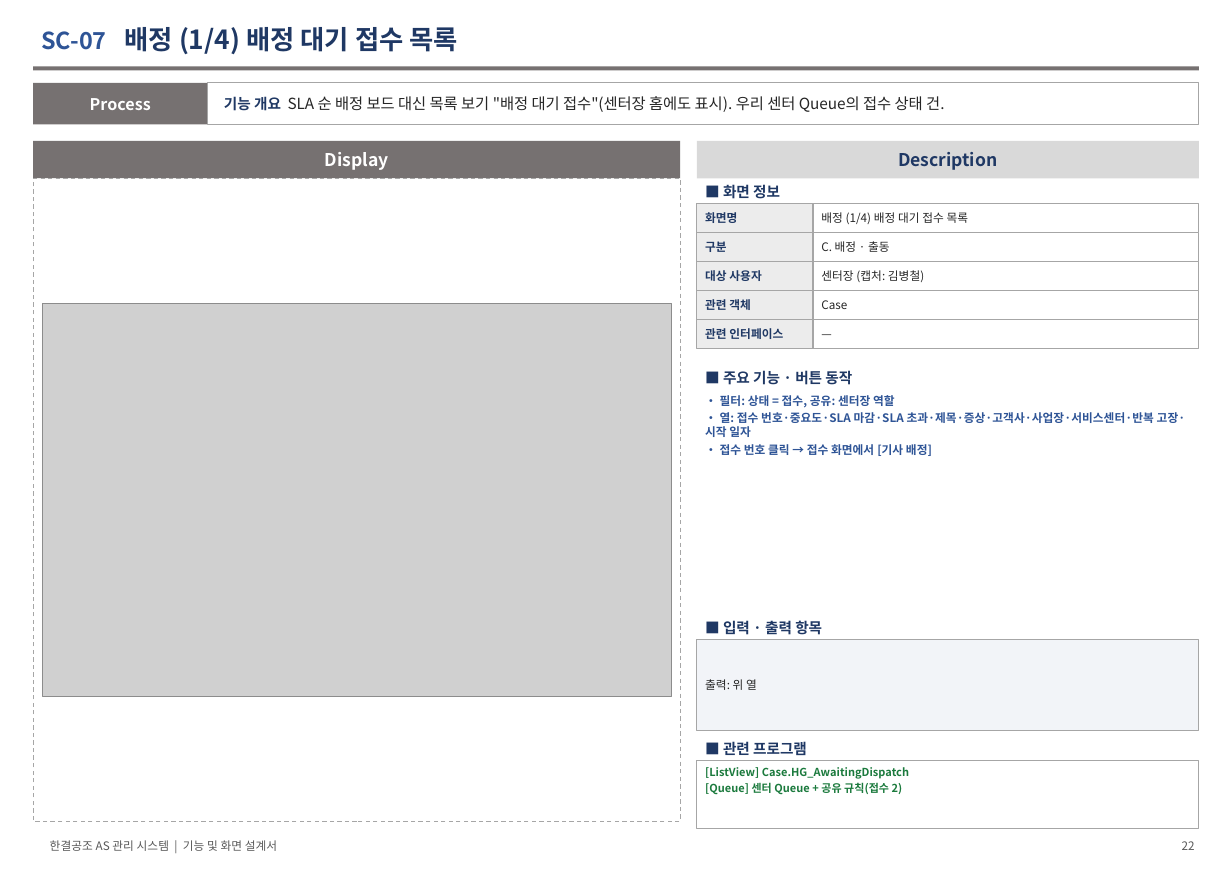
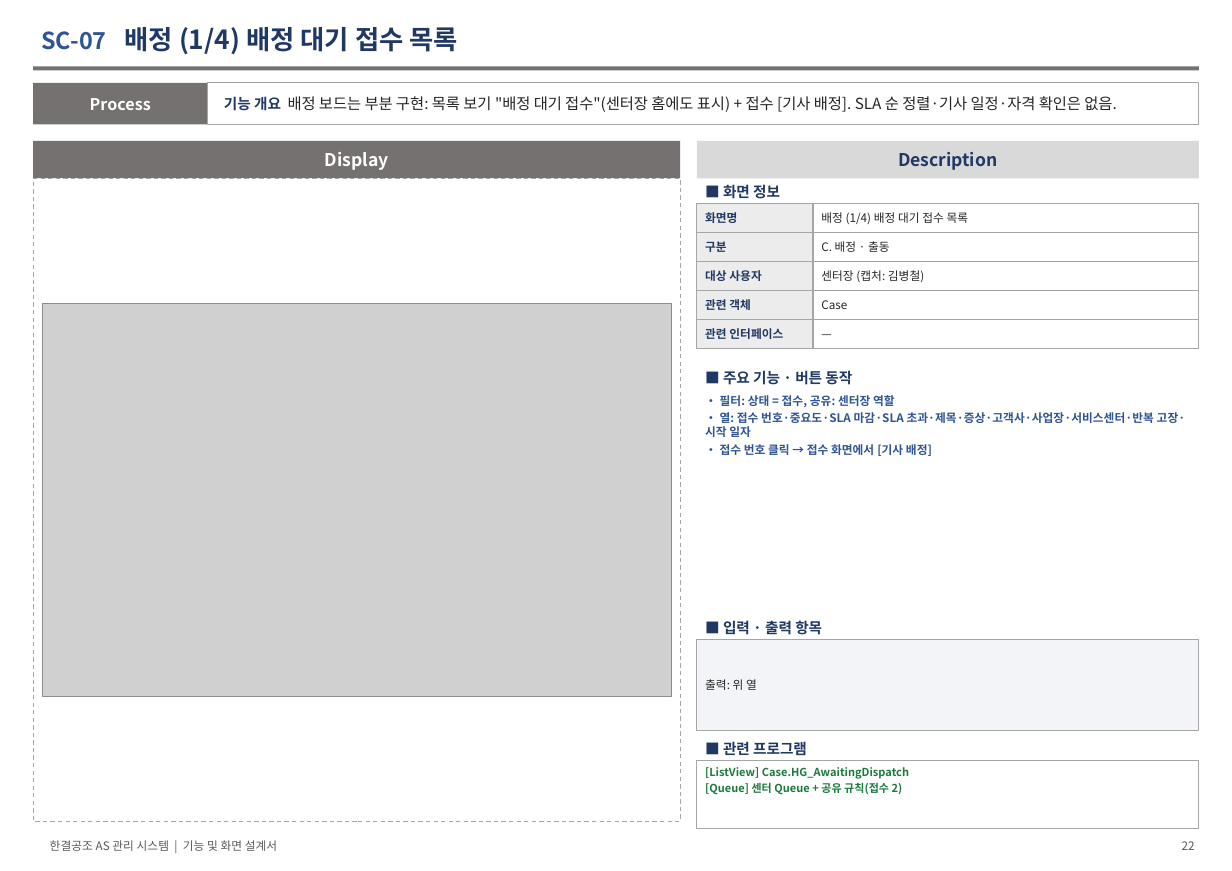
Before and after one commit to dlgkrals/sfdc-onboarding, a slide deck: slide 22 of docs/산출물/03_한결공조_AS관리_기능및화면설계서_V1.1.pptx. Drawn at 1232x871 pixels with LibreOffice and Linux fonts; fonts in the diff are those of the drawing; grey boxes stand for pictures. Boxes give left, top, right and bottom in pixels: in the first picture for what was removed or moved away, otherwise in the second. Text is boxed around its words. In the diff, an @@ line names an element or a change of style, - is before the commit and + after.

Commit message:
화면 설계서 V1.1: SC-07 배정 보드 상태 부분(SLA 순 정렬·기사 일정·자격 없음)

```diff
--- a/docs/산출물/03_한결공조_AS관리_기능및화면설계서_V1.1.pptx
+++ b/docs/산출물/03_한결공조_AS관리_기능및화면설계서_V1.1.pptx
@@ text at [224,96,1117,112]: text changed @@
-기능 개요 SLA 순 배정 보드 대신 목록 보기 "배정 대기 접수"(센터장 홈에도 표시). 우리 센터 Queue의 접수 상태 건.
+기능 개요 배정 보드는 부분 구현: 목록 보기 "배정 대기 접수"(센터장 홈에도 표시) + 접수 [기사 배정]. SLA 순 정렬·기사 일정·자격 확인은 없음.
```
Also in this commit, not shown: 2 other slides changed.
